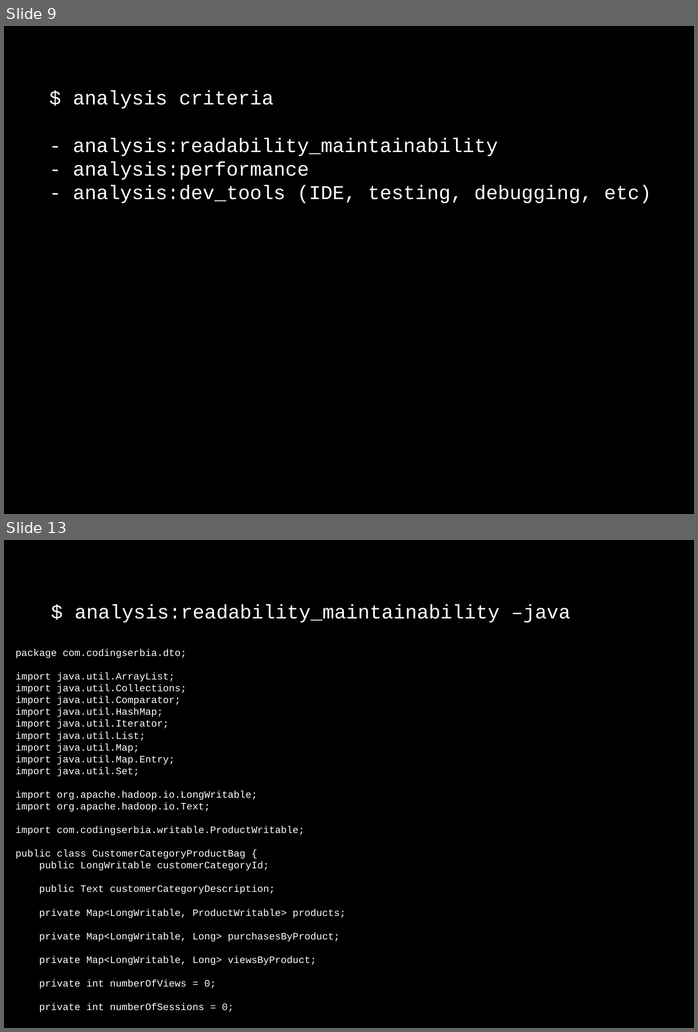
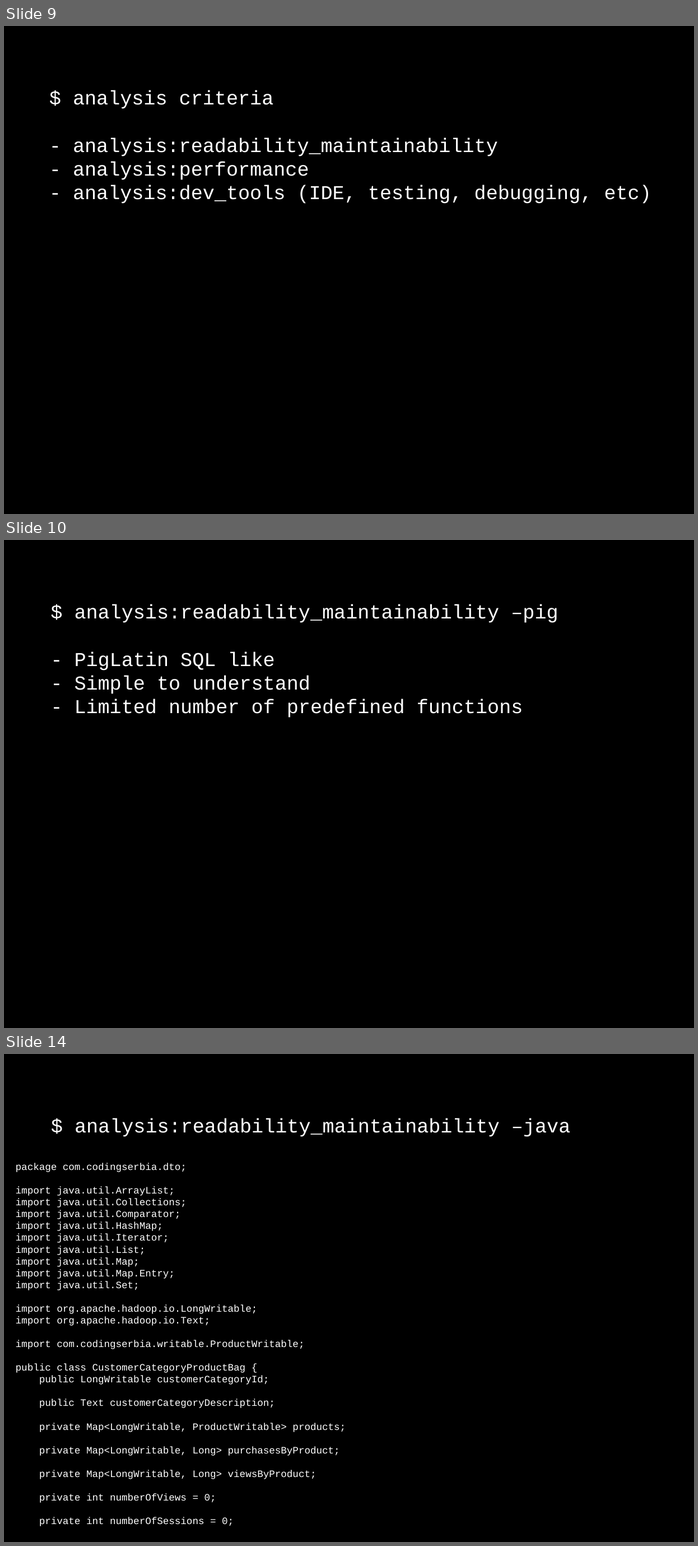
Before and after one commit to dzamurovic/coding-serbia-2014, a slide deck: coding-serbia.pptx. Shown one above the other, each under a label of ours: slides 9 and 13 before the commit, slides 9, 10 and 14 after it; the slides between them are not shown. The pictures are 698x1032 and 698x1546 pixels, drawn with LibreOffice and Linux fonts; fonts in the diff are those of the drawing. Boxes give left, top, right and bottom in pixels: in the first picture for what was removed or moved away, otherwise in the second. Text is boxed around its words. In the diff, an @@ line names an element or a change of style, - is before the commit and + after.

```diff
--- a/coding-serbia.pptx
+++ b/coding-serbia.pptx
@@ slide 10 added at <box>4,540,694,1028</box>, background #000000 @@
@@ rectangle added at <box>4,594,693,748</box>, fill #000000, outline #000000 2 pt, 24 pt, text #FFFFFF @@
+$ analysis:readability_maintainability –pig
+- PigLatin SQL like
+- Simple to understand
+- Limited number of predefined functions
@@ what was slide 13 is now slide 14 @@
```
Also in this commit, not shown: 5 slides changed.
